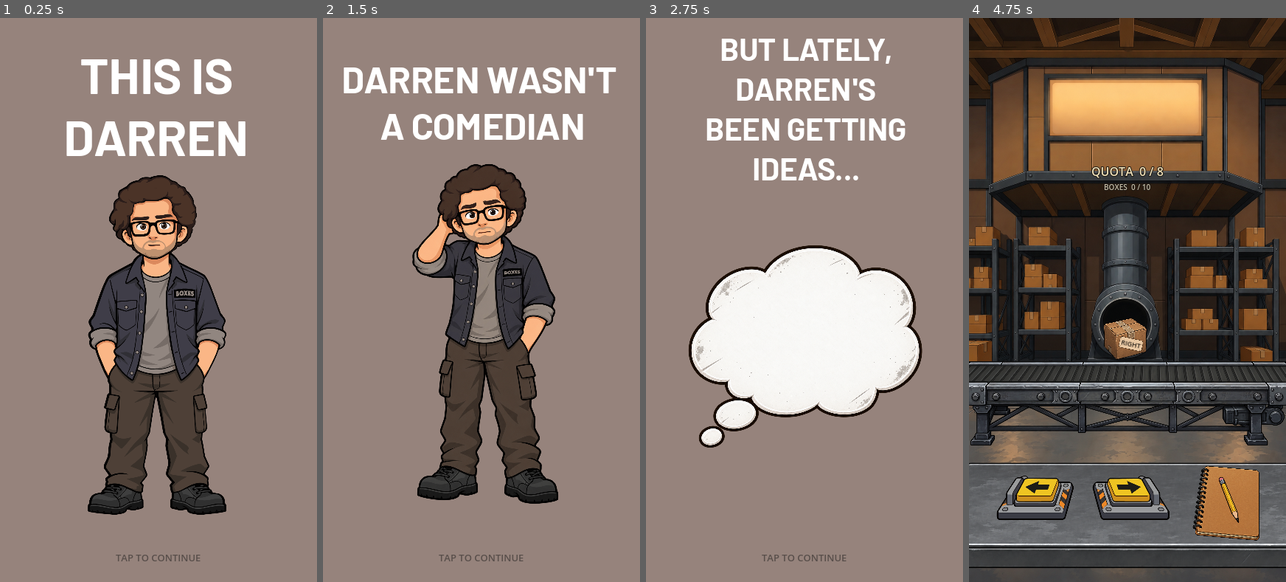
Above: before the commit, frames 1-4 (left to right).
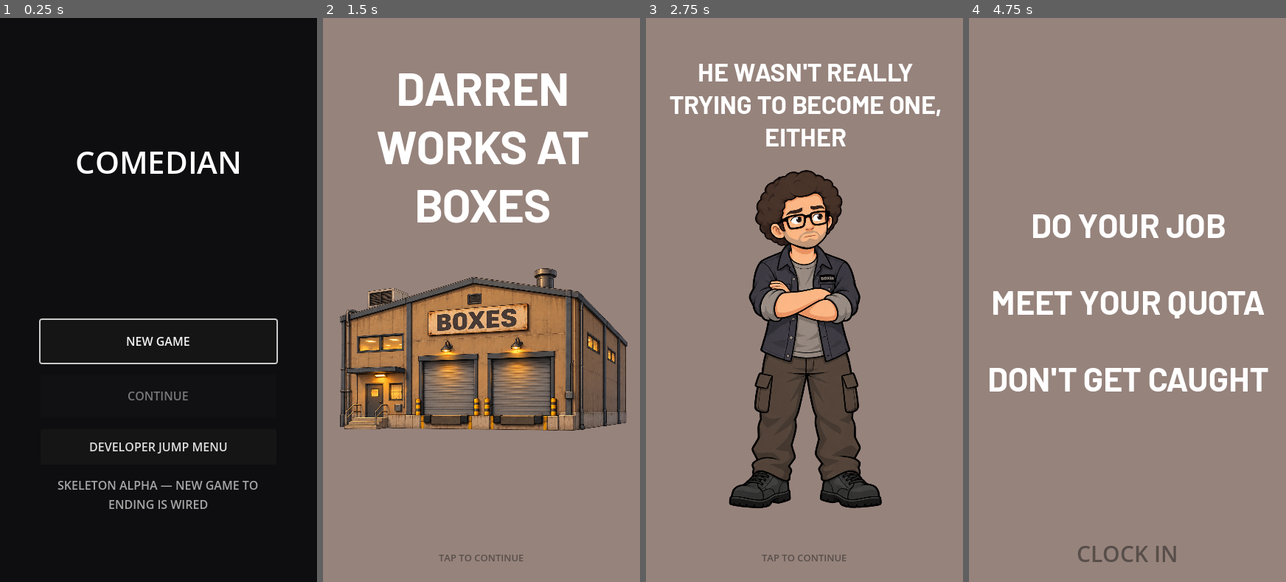
Above: after the commit, the same moments.

Repository: patrickcallahancomedy/comedian
Game: Godot game, scene res://scenes/core/main_menu.tscn
Two runs of this game, one before a commit and one after it. Both use one fixed random seed, a clock stepped at 60 frames per second and the inputs below. Before the commit the project starts from res://scenes/story/story_sequence.tscn.
Inputs (mouse positions are in pixels of both pictures, inside the frame that each line leads up to):
- Up to frame 1 (0.25 s): no input
- Up to frame 2 (1.5 s): click (481, 339) at 0.5 s, where only the run after the commit has a clickable "NEW GAME"; tap Enter (ui_accept) at 1.25 s; move the mouse to (551, 271) at 1.27 s; click (551, 271) at 1.42 s
- Up to frame 3 (2.75 s): tap Enter (ui_accept) at 1.52, 2 s; drag from (741, 328) to (788, 412) at 2.02 s
- Up to frame 4 (4.75 s): tap Enter (ui_accept) at 2.75, 3.5, 4.25, 4.52 s; move the mouse to (1159, 175) at 2.77 s; click (1159, 175) at 2.92 s; drag from (1111, 412) to (1032, 215) at 3.52 s; move the mouse to (1222, 384) at 4.27 s; click (1222, 384) at 4.42 s

The runs differ from the first frame. In frame 1, 97% of the frame differs, in the area x 0-100%, y 0-100%; in frame 2, 36%; in frame 3, 32%; in frame 4, 100%.

Commit message:
Make Skeleton Alpha main menu the project entry point

Diff:
--- a/godot/project.godot
+++ b/godot/project.godot
@@ -11,7 +11,7 @@
 [application]
 
 config/name="COMEDIAN"
-run/main_scene="res://scenes/story/story_sequence.tscn"
+run/main_scene="res://scenes/core/main_menu.tscn"
 config/features=PackedStringArray("4.7", "GL Compatibility")
 config/icon="res://icon.svg"
 
